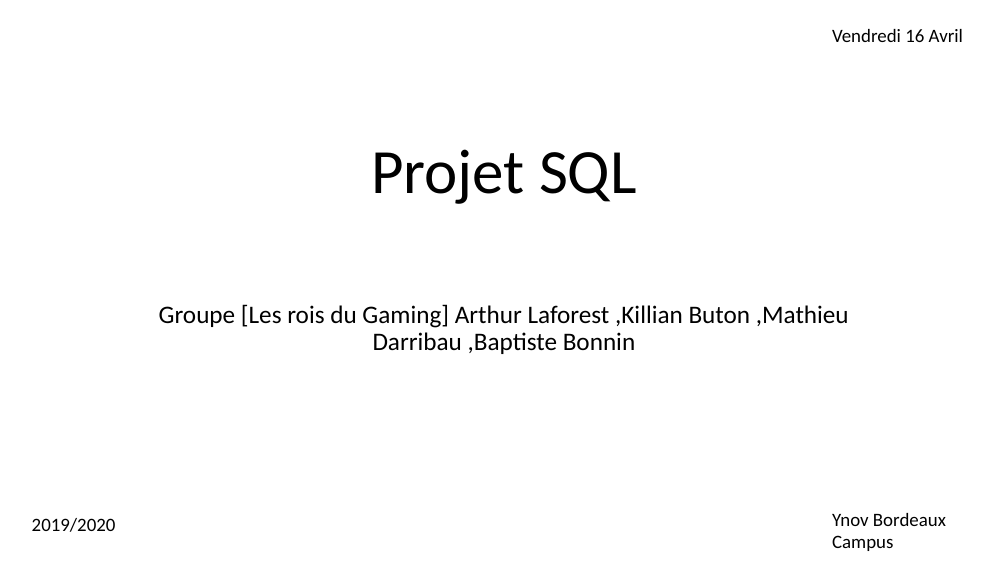
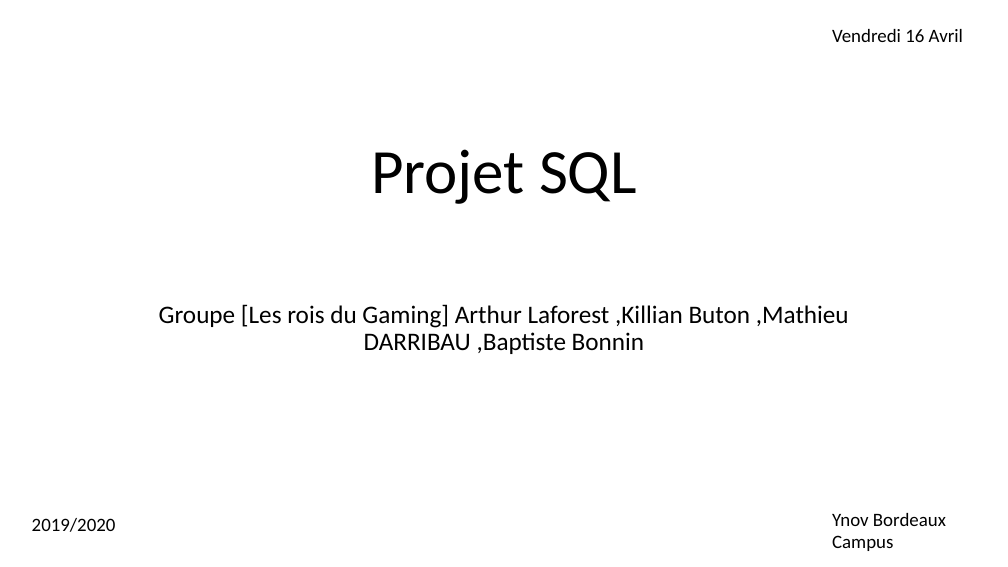
Before and after one commit to exender/SQL, a slide deck: slide 1 of Projet SQL.pptx. Drawn at 1008x567 pixels with LibreOffice and Linux fonts; fonts in the diff are those of the drawing. Boxes give left, top, right and bottom in pixels: in the first picture for what was removed or moved away, otherwise in the second. Text is boxed around its words. In the diff, an @@ line names an element or a change of style, - is before the commit and + after.

Commit message:
pp

```diff
--- a/Projet SQL.pptx
+++ b/Projet SQL.pptx
@@ subtitle at (159,304,849,354): text changed @@
-Groupe [Les rois du Gaming] Arthur Laforest ,Killian Buton ,Mathieu Darribau ,Baptiste Bonnin
+Groupe [Les rois du Gaming] Arthur Laforest ,Killian Buton ,Mathieu DARRIBAU ,Baptiste Bonnin
```
Also in this commit, not shown: 9 slides added, 2 slides removed.
